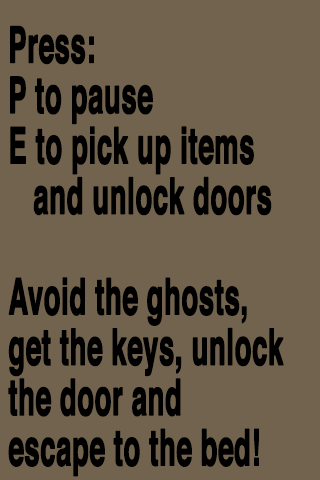
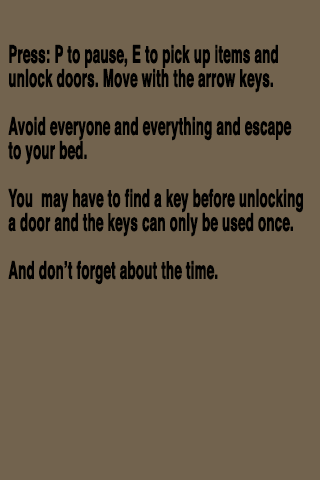
Two versions of the same layered image (320x480). Layer-by-layer changes:
renamed "Press: P to pause E to pick up items and unlock doors Avoid" to "Press: P to pause, E to pick up items and unlock doors. Move w", painted on it over (8, 25, 303, 477)
